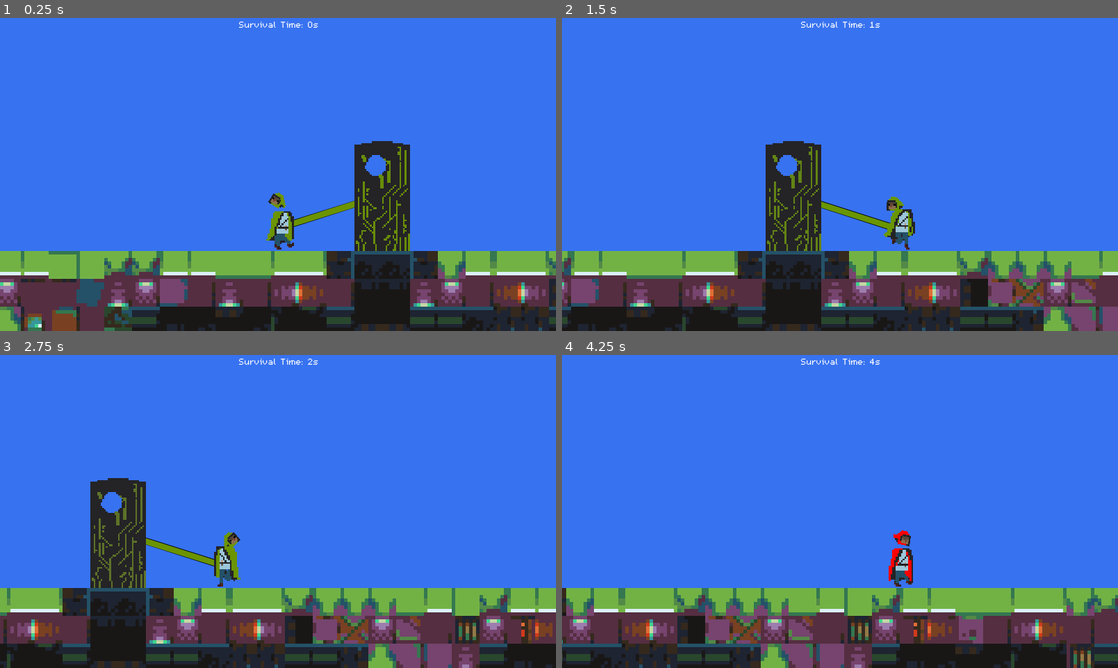
Above: before the commit, frames 1-4 (two rows, left to right).
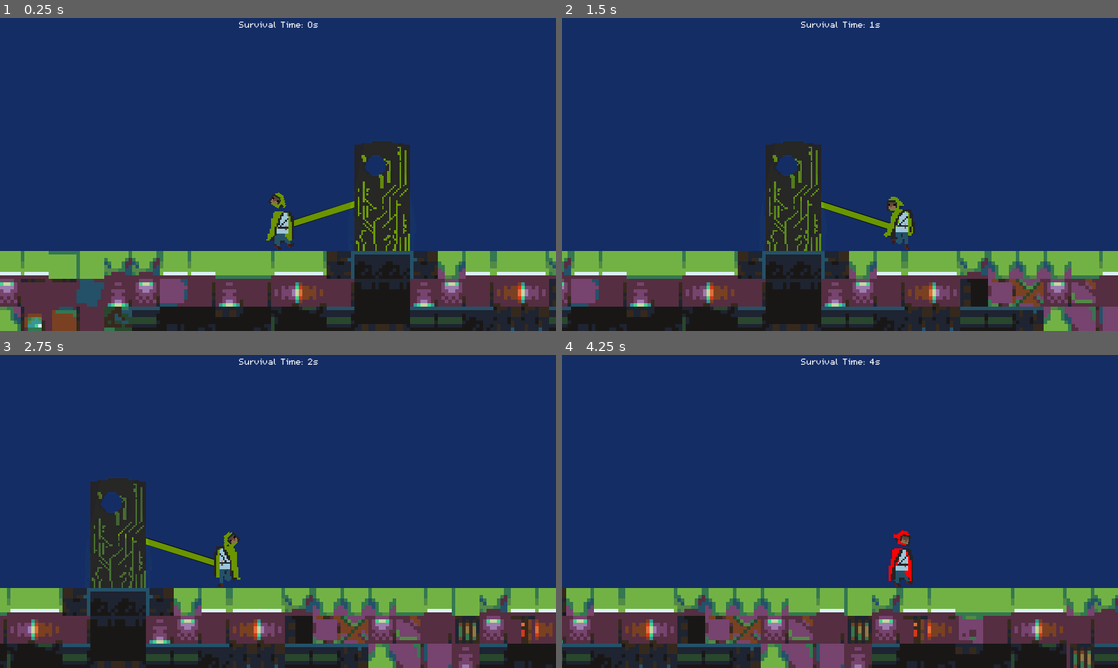
Above: after the commit, the same moments.

Repository: MHillier98/FeedThePillar
Game: Godot game, scene res://Scenes/TestScene.tscn
The game is run twice, just before and just after one commit, with the same random seed, the same clock (stepped at 60 frames per second) and the same inputs.
Inputs (mouse positions are in pixels of both pictures, inside the frame that each line leads up to):
- Up to frame 1 (0.25 s): no input
- Up to frame 2 (1.5 s): tap Enter at 0.5 s; move the mouse to (962, 158) at 0.52 s; hold D (right) from 0.53 s (still down); tap W (up) at 0.77 s; move the mouse to (728, 190) at 1.27 s
- Up to frame 3 (2.75 s): tap W (up) at 1.52 s; move the mouse to (333, 442) at 2.02 s; release D (right) at 2.03 s; hold A (left) from 2.03 s (still down)
- Up to frame 4 (4.25 s): move the mouse to (812, 574) at 2.77 s; release A (left) at 2.78 s; hold D (right) from 2.78 s (still down); tap W (up) at 3.02, 3.77 s; move the mouse to (1006, 558) at 3.52 s

The runs differ from the first frame. In frame 1, 70% of the frame differs, in the area x 0-100%, y 0-75%; in frame 2, 70%; in frame 3, 71%; in frame 4, 74%.

Commit message:
Added lighting + improved background

Diff:
--- a/Scenes/Pillar.tscn
+++ b/Scenes/Pillar.tscn
@@ -26,6 +26,7 @@
 script = ExtResource( 4 )
 
 [node name="PillarAccentsBackground" type="Sprite" parent="."]
+visible = false
 texture = ExtResource( 2 )
 
 [node name="PillarAccents" type="Sprite" parent="."]
--- a/Scenes/TestScene.tscn
+++ b/Scenes/TestScene.tscn
@@ -1,13 +1,20 @@
-[gd_scene load_steps=6 format=2]
+[gd_scene load_steps=8 format=2]
 
 [ext_resource path="res://Scenes/Player.tscn" type="PackedScene" id=1]
 [ext_resource path="res://Resources/ScutTileSet.tres" type="TileSet" id=2]
 [ext_resource path="res://Scenes/Pillar.tscn" type="PackedScene" id=3]
 [ext_resource path="res://Scripts/GameController.gd" type="Script" id=4]
 [ext_resource path="res://Scripts/UI.gd" type="Script" id=5]
+[ext_resource path="res://Images/PillarV2Light.png" type="Texture" id=6]
+[ext_resource path="res://Images/background.png" type="Texture" id=7]
 
 [node name="World" type="Node"]
 script = ExtResource( 4 )
+
+[node name="Background" type="Sprite" parent="."]
+position = Vector2( 320, 192 )
+scale = Vector2( 10, 10 )
+texture = ExtResource( 7 )
 
 [node name="PowerLine" type="Control" parent="."]
 anchor_right = 1.0
@@ -18,6 +25,12 @@
 "_edit_use_anchors_": false
 }
 draw_colour = Color( 0, 1, 0.316667, 1 )
+
+[node name="Light" type="Light2D" parent="."]
+position = Vector2( 320, 192 )
+scale = Vector2( 1.214, 4 )
+texture = ExtResource( 6 )
+energy = 1.5
 
 [node name="CanvasLayer" type="CanvasLayer" parent="."]
 
--- a/Scripts/UI.gd
+++ b/Scripts/UI.gd
@@ -4,12 +4,13 @@
 
 var player
 var pillar
-
+var pillar_light
 
 func _ready():
 	var main = get_tree().current_scene
 	player = main.find_node("Player")
 	pillar = main.find_node("PillarAccents")
+	pillar_light = main.find_node("Light")
 	set_process(true)
 
 
@@ -33,5 +34,7 @@
 		draw_line(player_pos, pillar_pos, draw_colour, 6, true) # set the line's colour
 
 		pillar.modulate = Color(draw_colour.r, draw_colour.g, draw_colour.b, pillar.get_modulate().a) # set the pillar's accent colour
+		pillar_light.color = draw_colour
+
 		player.find_node("AnimatedHeadAccent").modulate = draw_colour # set the player's body colour
 		player.find_node("AnimatedBodyAccent").modulate = draw_colour # set the player's body colour
--- a/project.godot
+++ b/project.godot
@@ -95,5 +95,5 @@
 quality/2d/use_pixel_snap=true
 vram_compression/import_etc=true
 vram_compression/import_etc2=false
-environment/default_clear_color=Color( 0.215686, 0.447059, 0.941176, 1 )
+environment/default_clear_color=Color( 0.0784314, 0.176471, 0.396078, 1 )
 environment/default_environment="res://Resources/default_env.tres"
Binary file added: Images/PillarV2Light.png
Not shown, added: Images/PillarV2Light.png.import
Binary file added: Images/background.png
Not shown, added: Images/background.png.import
